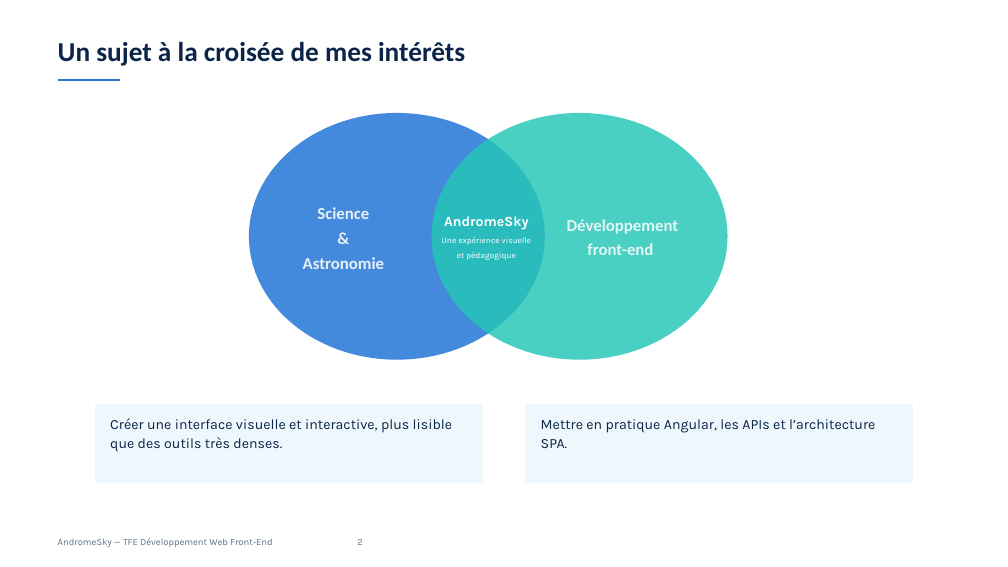
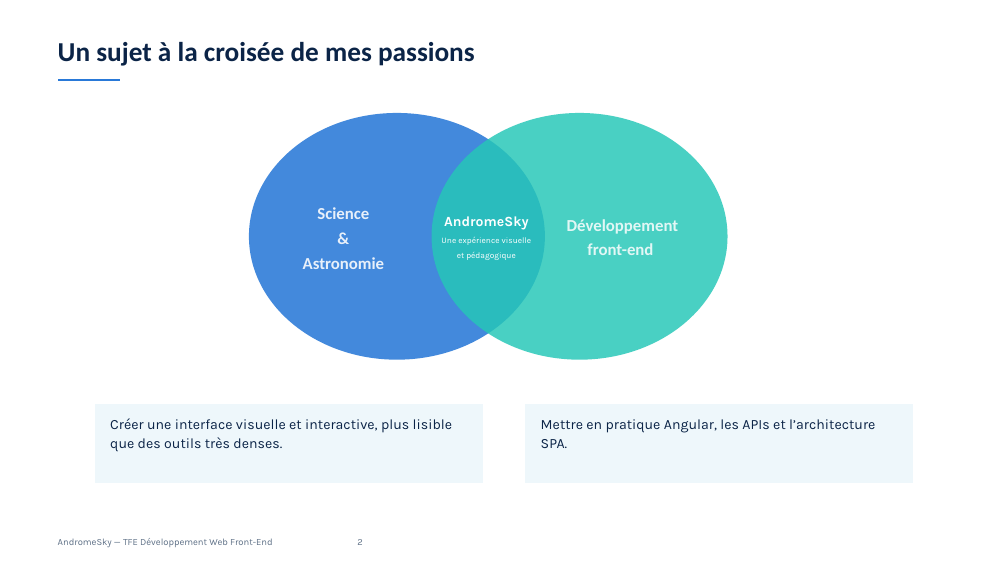
Before and after one commit to Flolink1er/andromesky, a slide deck: slide 2 of public/Rapport/TFE-presentation.pptx. Drawn at 1008x567 pixels with LibreOffice and Linux fonts; fonts in the diff are those of the drawing. Boxes give left, top, right and bottom in pixels: in the first picture for what was removed or moved away, otherwise in the second. Text is boxed around its words. In the diff, an @@ line names an element or a change of style, - is before the commit and + after.

```diff
--- a/public/Rapport/TFE-presentation.pptx
+++ b/public/Rapport/TFE-presentation.pptx
@@ text at (58,42,475,66): text changed @@
-Un sujet à la croisée de mes intérêts
+Un sujet à la croisée de mes passions
```
Also in this commit, not shown: 3 other files.
